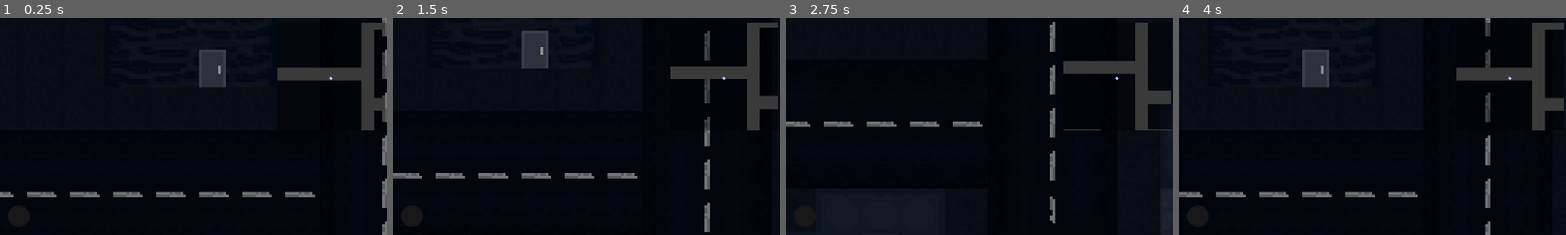
Above: before the commit, frames 1-4 (left to right).
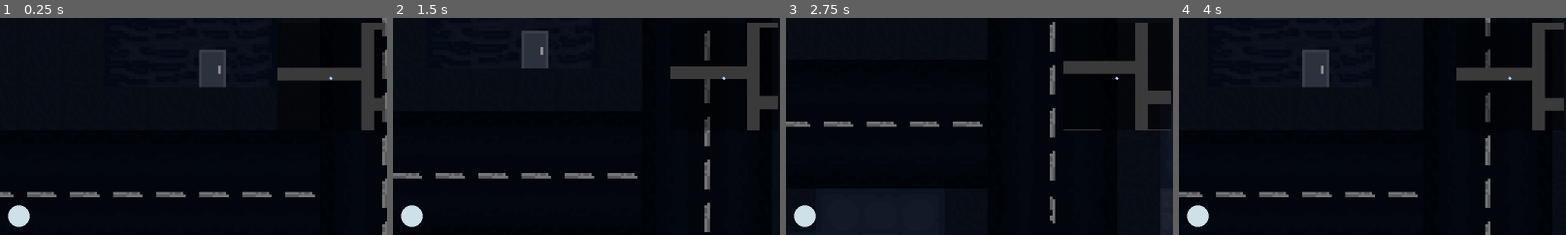
Above: after the commit, the same moments.

Repository: Username4D/insomnia_pizza
Game: Godot game, scene res://scenes/gameplay_view.tscn
Same seed, same stepped clock (60 frames per second), same inputs: the game is played once before the commit and once after it. The engine's default icon, where the game draws it, is replaced by a stand-in: a white triangle on a blue panel in a dark square.
Inputs (mouse positions are % of the whole screen's width and height, from its top left):
- Up to frame 1 (0.25 s): no input
- Up to frame 2 (1.5 s): tap Enter (ui_accept) at 0.5, 0.77 s; move the mouse to (72, 45) at 0.52 s; hold Right (ui_right) 0.53-1.28 s; move the mouse to (30, 55) at 1.27 s; hold Down (ui_down) from 1.28 s (still down)
- Up to frame 3 (2.75 s): tap Enter (ui_accept) at 1.52 s; move the mouse to (60, 28) at 2.02 s; release Down (ui_down) at 2.03 s; hold Right (ui_right) from 2.03 s (still down)
- Up to frame 4 (4 s): move the mouse to (45, 70) at 2.77 s; release Right (ui_right) at 2.78 s; hold Up (ui_up) 2.78-3.53 s; tap Enter (ui_accept) at 3.02, 3.77 s; move the mouse to (80, 65) at 3.52 s; hold Left (ui_left) from 3.53 s (still down)
The pictures show only the part of the screen within x 48-97%, y 4-54%; the shares and areas given below are measured in that part.

The runs differ from the first frame. In frame 1, 0.5% of the frame differs, in the area x 2-8%, y 86-97%; in frame 2, 0.5%; in frame 3, 0.5%; in frame 4, 0.5%.

Commit message:
made upgrades actually usefull by making them affect player/car speed

Diff:
--- a/scenes/cutscenes/shop.tscn
+++ b/scenes/cutscenes/shop.tscn
@@ -18,15 +18,6 @@
 resource_local_to_scene = true
 atlas = SubResource("CompressedTexture2D_625o3")
 region = Rect2(16, 0, 16, 16)
-filter_clip = true
-
-[sub_resource type="CompressedTexture2D" id="CompressedTexture2D_egxnf"]
-load_path = "res://.godot/imported/items.png-be610b5c875c3f65bd27027b18f5c9c3.ctex"
-
-[sub_resource type="AtlasTexture" id="AtlasTexture_egxnf"]
-resource_local_to_scene = true
-atlas = SubResource("CompressedTexture2D_egxnf")
-region = Rect2(31, 0, 16, 16)
 filter_clip = true
 
 [sub_resource type="LabelSettings" id="LabelSettings_625o3"]
@@ -62,7 +53,7 @@
 title = "Energy drinks"
 price = 30
 texture = SubResource("AtlasTexture_625o3")
-description = "The developers favourite. Helps you get through your work shift while staying awake"
+description = "The developers favourite. Increases your movement speed by 15%."
 item_name = "energy_drink"
 
 [node name="gas" parent="items" unique_id=142350194 instance=ExtResource("3_625o3")]
@@ -74,20 +65,8 @@
 title = "Gas"
 price = 20
 texture = SubResource("AtlasTexture_rq75k")
-description = "Somehow your car has to get fuel..."
+description = "Somehow your car has to get fuel... Increases your cars speed by 15%."
 item_name = "gas"
-
-[node name="flashlight" parent="items" unique_id=1727543736 instance=ExtResource("3_625o3")]
-layout_mode = 0
-offset_left = 224.0
-offset_top = 480.0
-offset_right = 224.0
-offset_bottom = 480.0
-title = "Flashlight"
-price = 50
-texture = SubResource("AtlasTexture_egxnf")
-description = "Let there be electronic light"
-item_name = "flashlight"
 
 [node name="cash_amount" type="Label" parent="." unique_id=732444072]
 layout_mode = 0
--- a/scenes/gameplay_world.tscn
+++ b/scenes/gameplay_world.tscn
@@ -36,3 +36,4 @@
 position = Vector2(384, 352)
 
 [node name="player_character" parent="." unique_id=615522493 groups=["player"] instance=ExtResource("2_w4hwi")]
+z_index = 8
--- a/scenes/player_character.tscn
+++ b/scenes/player_character.tscn
@@ -25,7 +25,7 @@
 shape = SubResource("CircleShape2D_yqrqw")
 
 [node name="MeshInstance2D" type="MeshInstance2D" parent="." unique_id=980198999]
-self_modulate = Color(0.09239707, 0.09239706, 0.09239706, 1)
+self_modulate = Color(0.80776817, 0.88031244, 0.90812325, 1)
 position = Vector2(1.9073486e-06, 5.722046e-06)
 scale = Vector2(32, 32)
 mesh = SubResource("SphereMesh_56udc")
--- a/scripts/cutscenes/shop.gd
+++ b/scripts/cutscenes/shop.gd
@@ -3,16 +3,11 @@
 func _start(_data) -> void:
 	for i in $items.get_children():
 		i.buy.connect(buy)
-	if player_stats_handler.inventory["flashlight"] > 0:
-		$items/flashlight.queue_free()
 
 func buy(object: Node):
 	if player_stats_handler.coins >= object.price:
 		player_stats_handler.coins -= object.price
 		player_stats_handler.inventory[object.item_name] += 1
-	if player_stats_handler.inventory["flashlight"] > 0:
-		if $items.has_node("flashlight"):
-			$items/flashlight.queue_free()
 
 func _ready() -> void:
 	_start({})
--- a/scripts/objects/car.gd
+++ b/scripts/objects/car.gd
@@ -13,12 +13,12 @@
 func _physics_process(delta: float) -> void:
 	if is_driven:
 		if Input.is_action_pressed("ui_up"):
-			speed = move_toward(speed, max_speed, acceleration * delta)
+			speed = move_toward(speed, max_speed * (1 + .15 * player_stats_handler.inventory["gas"]), acceleration * delta)
 		else:
 			speed = move_toward(speed, 0, acceleration * 1.5 * delta)
 		if Input.is_action_pressed("ui_down"):
 			turning_radius = 0.75
-			speed = move_toward(speed, -max_speed * 0.5, acceleration * 2 * delta)
+			speed = move_toward(speed, -max_speed * 0.5 * (1 + .15 * player_stats_handler.inventory["gas"]), acceleration * 2 * delta)
 
 		else:
 			turning_radius = 1.2
--- a/scripts/player/state_walking.gd
+++ b/scripts/player/state_walking.gd
@@ -10,7 +10,7 @@
 	object.get_node("%minimap").player_position = object.position
 
 	var input = Input.get_vector("ui_left", "ui_right", "ui_up", "ui_down")
-	object.move_and_collide(input.normalized() * speed * _delta)
+	object.move_and_collide(input.normalized() * speed * _delta * (1 + 0.15 * player_stats_handler.inventory["energy_drink"]))
 	object.get_node("hitbox").disabled = false
 
 	var interactables = []
